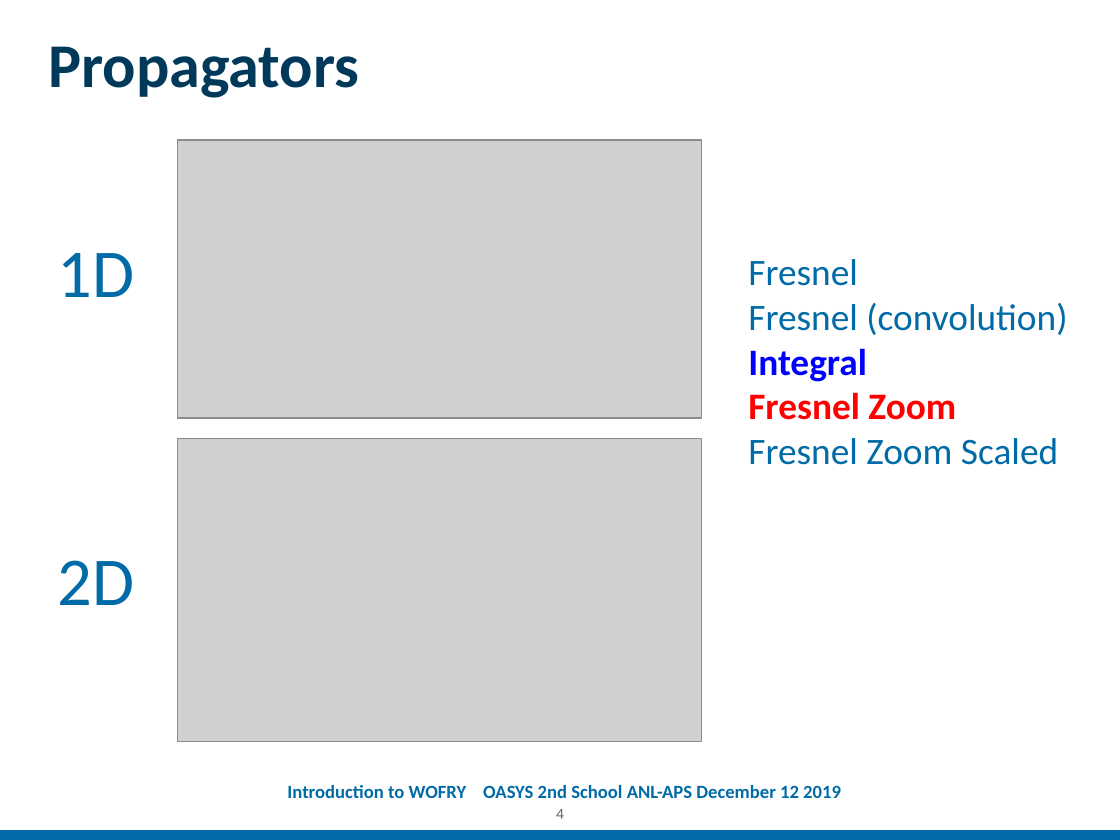
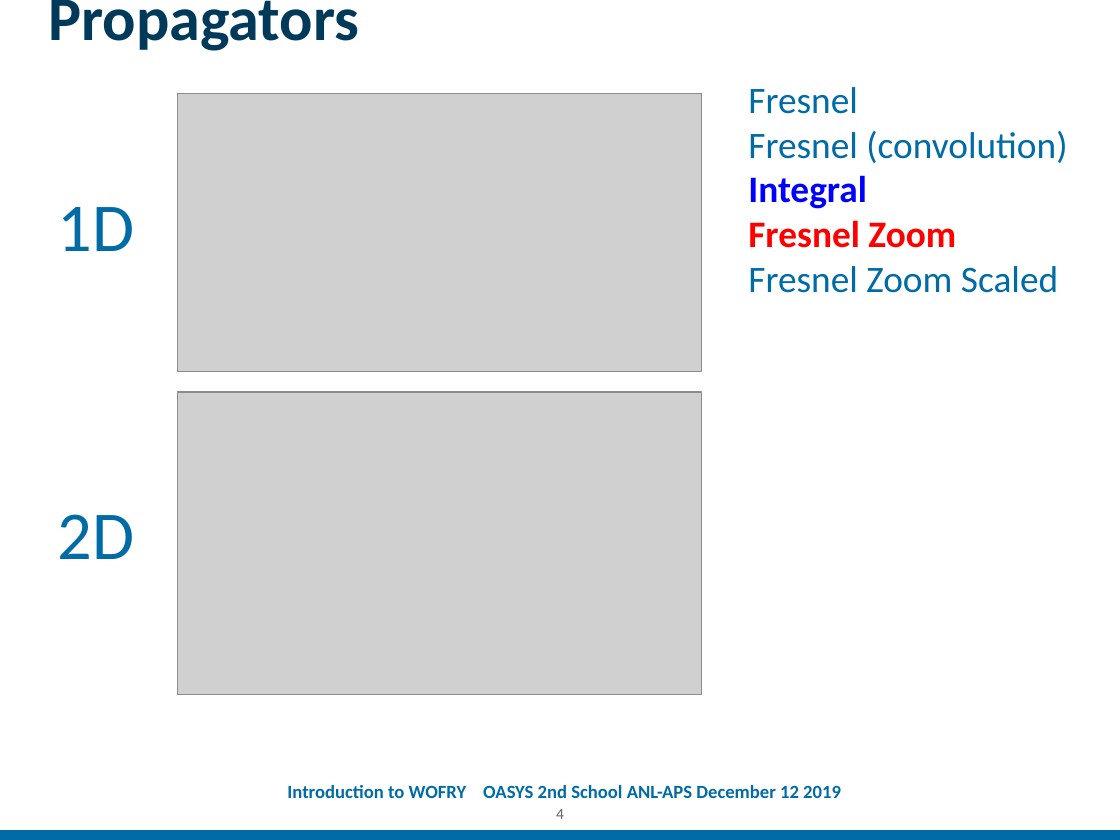
Before and after one commit to oasys-kit/oasys_school, a slide deck: slide 4 of second/slides/Introduction_to_WOFRY.pptx. Drawn at 1120x840 pixels with LibreOffice and Linux fonts; fonts in the diff are those of the drawing; grey boxes stand for pictures; background and template pictures are left out. Boxes give left, top, right and bottom in pixels: in the first picture for what was removed or moved away, otherwise in the second. Text is boxed around its words. In the diff, an @@ line names an element or a change of style, - is before the commit and + after.

```diff
--- a/second/slides/Introduction_to_WOFRY.pptx
+++ b/second/slides/Introduction_to_WOFRY.pptx
@@ text "Fresnel" moved from (x1=748, y1=259, x2=1067, y2=465) to (x1=748, y1=87, x2=1067, y2=293) @@
@@ 2 pictures, 2 texts, 1 title moved together from (x1=49, y1=46, x2=701, y2=741) to (x1=49, y1=0, x2=701, y2=694) @@
```
Also in this commit, not shown: 4 other slides changed, 2 other files.
